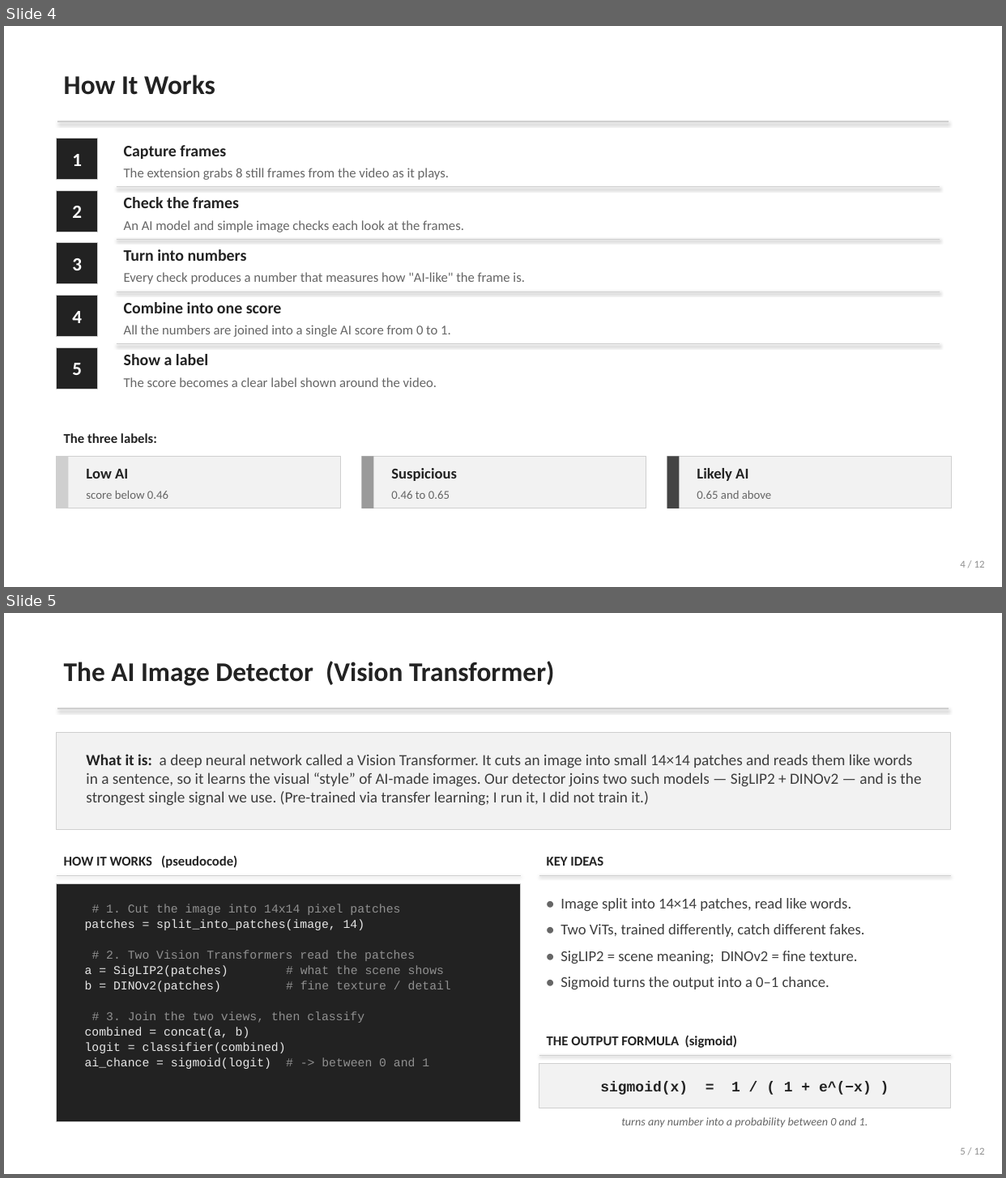
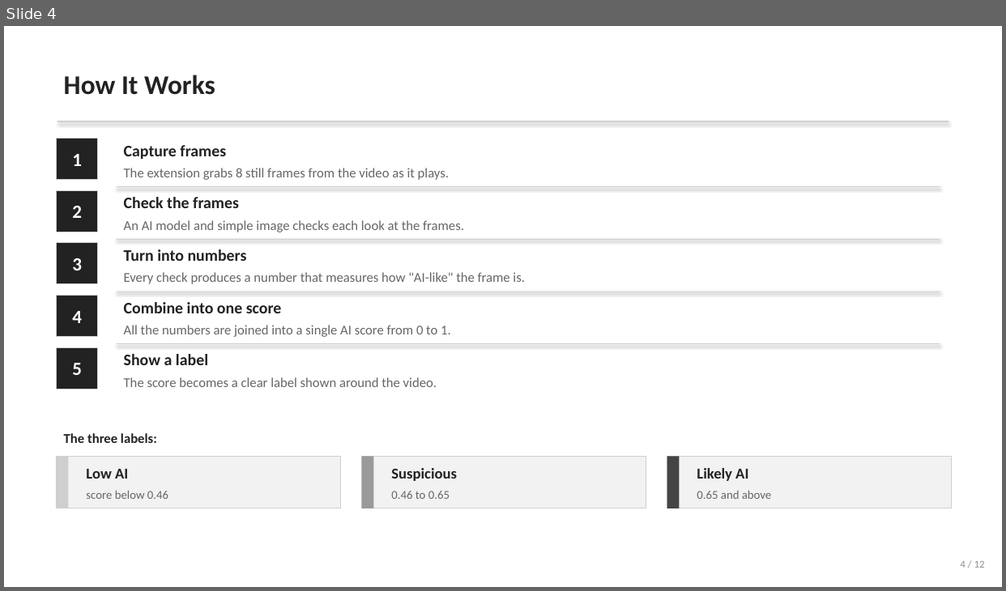
Before and after one commit to mentkol/Monet, a slide deck: Monet_Defense_Presentation.pptx. Shown one above the other, each under a label of ours: slides 4 and 5 before the commit, slide 4 after it. The pictures are 1006x1178 and 1006x591 pixels, drawn with LibreOffice and Linux fonts; fonts in the diff are those of the drawing. Boxes give left, top, right and bottom in pixels: in the first picture for what was removed or moved away, otherwise in the second. Text is boxed around its words. In the diff, an @@ line names an element or a change of style, - is before the commit and + after.

```diff
--- a/Monet_Defense_Presentation.pptx
+++ b/Monet_Defense_Presentation.pptx
@@ slide 5 removed at [4,613,1002,1174], background #FFFFFF @@
@@ text removed at [64,661,554,686] @@
-The AI Image Detector (Vision Transformer)
@@ line removed from (58, 709) to (948, 709) @@
@@ rectangle removed at [57,733,951,830] @@
@@ text removed at [86,754,921,806] @@
-What it is: a deep neural network called a Vision Transformer. It cuts an image into small 14×14 patches and reads them like words in a sentence, so it learns the visual “style” of AI-made images. Our detector joins two such models — SigLIP2 + DINOv2 — and is the strongest single signal we use. (Pre-trained via transfer learning; I run it, I did not train it.)
@@ line removed from (57, 875) to (521, 875) @@
@@ text removed at [64,856,237,868] @@
-HOW IT WORKS (pseudocode)
@@ line removed from (539, 875) to (951, 875) @@
@@ text removed at [547,857,603,866] @@
-KEY IDEAS
@@ rectangle removed at [57,884,521,1122] @@
@@ text removed at [85,904,451,1069] @@
-# 1. Cut the image into 14x14 pixel patches
-patches = split_into_patches(image, 14)
-# 2. Two Vision Transformers read the patches
-a = SigLIP2(patches) # what the scene shows
-b = DINOv2(patches) # fine texture / detail
-# 3. Join the two views, then classify
-combined = concat(a, b)
-logit = classifier(combined)
-ai_chance = sigmoid(logit) # -> between 0 and 1
@@ text removed at [560,898,864,990] @@
-• Image split into 14×14 patches, read like words.
-• Two ViTs, trained differently, catch different fakes.
-• SigLIP2 = scene meaning; DINOv2 = fine texture.
-• Sigmoid turns the output into a 0–1 chance.
@@ text removed at [547,1036,737,1048] @@
-THE OUTPUT FORMULA (sigmoid)
@@ line removed from (539, 1055) to (951, 1055) @@
@@ rectangle removed at [539,1063,951,1109] @@
@@ text removed at [600,1081,872,1095] @@
-sigmoid(x) = 1 / ( 1 + e^(−x) )
@@ text removed at [621,1118,868,1127] @@
-turns any number into a probability between 0 and 1.
@@ text removed at [960,1148,985,1155] @@
-5 / 12
```
Also in this commit, not shown: 3 slides changed, 1 slide added.
